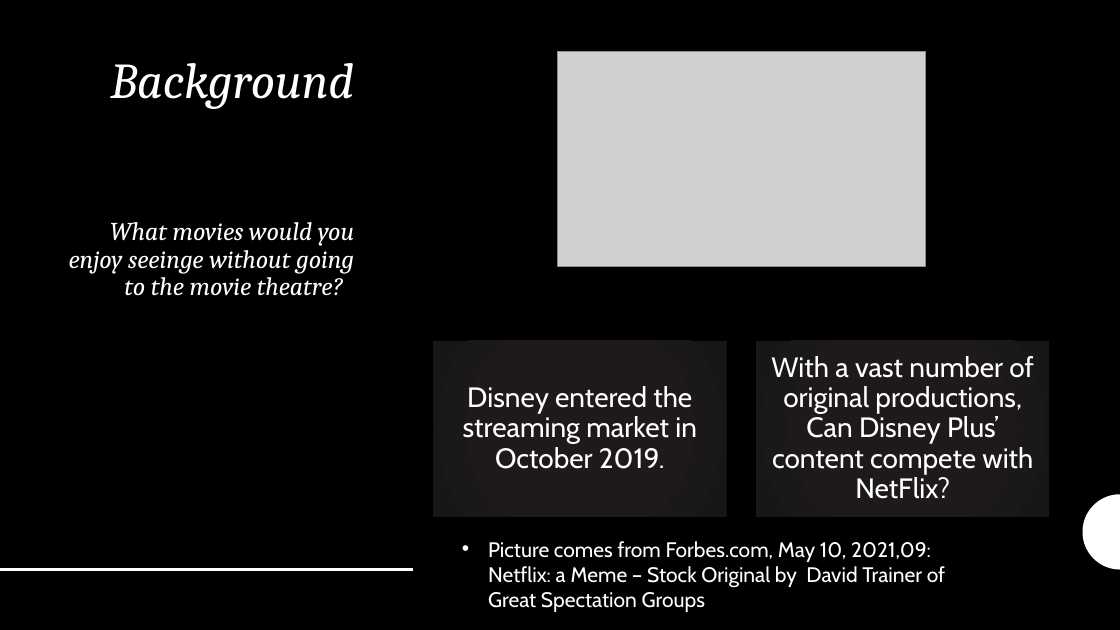
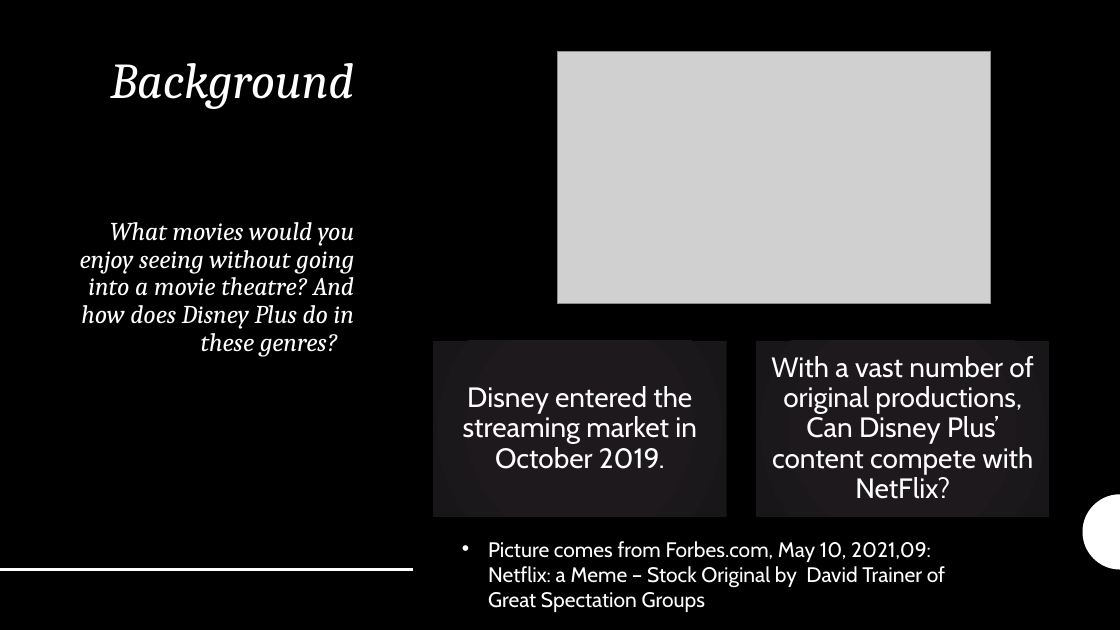
Before and after one commit to qwang27/Python_Into_Project, a slide deck: slide 3 of Should you choose Disney Plus of Netflix .pptx. Drawn at 1120x630 pixels with LibreOffice and Linux fonts; fonts in the diff are those of the drawing; grey boxes stand for pictures. Boxes give left, top, right and bottom in pixels: in the first picture for what was removed or moved away, otherwise in the second. Text is boxed around its words. In the diff, an @@ line names an element or a change of style, - is before the commit and + after.

```diff
--- a/Should you choose Disney Plus of Netflix .pptx
+++ b/Should you choose Disney Plus of Netflix .pptx
@@ picture: place and size @@
-picture at (557, 51, 926, 266)
+picture at (557, 51, 991, 303)
@@ title at (80, 63, 354, 356): text changed @@
-Background
-What movies would you enjoy seeinge without going to the movie theatre?
+Background
+What movies would you enjoy seeing without going into a movie theatre? And how does Disney Plus do in these genres?
```
Also in this commit, not shown: 5 other files.
